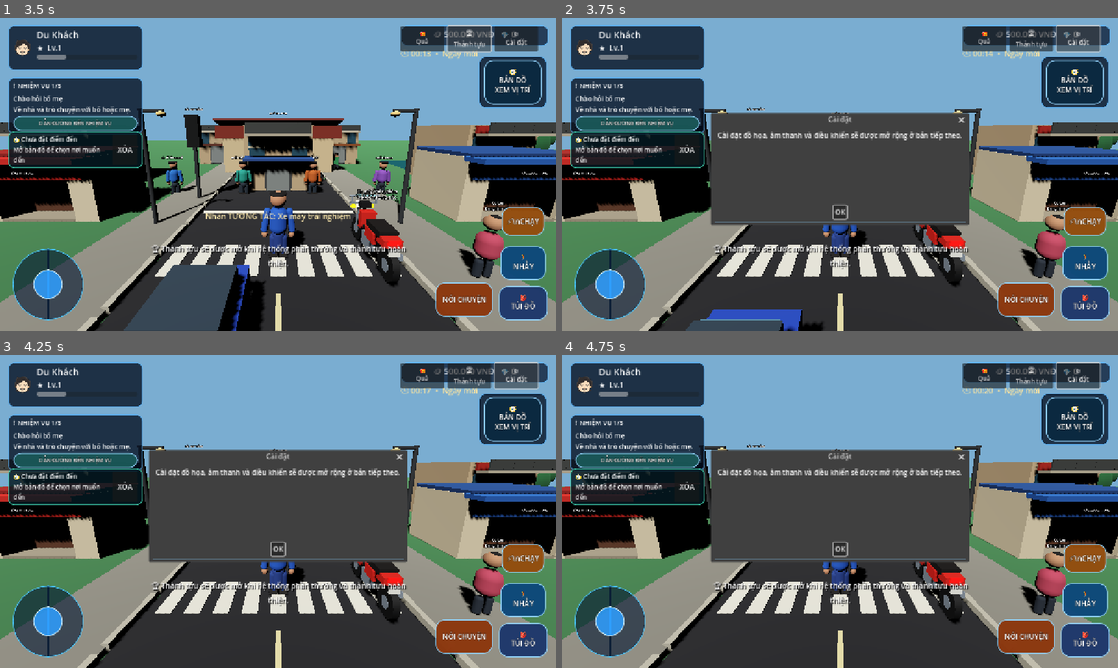
Above: before the commit, frames 1-4 (two rows, left to right).
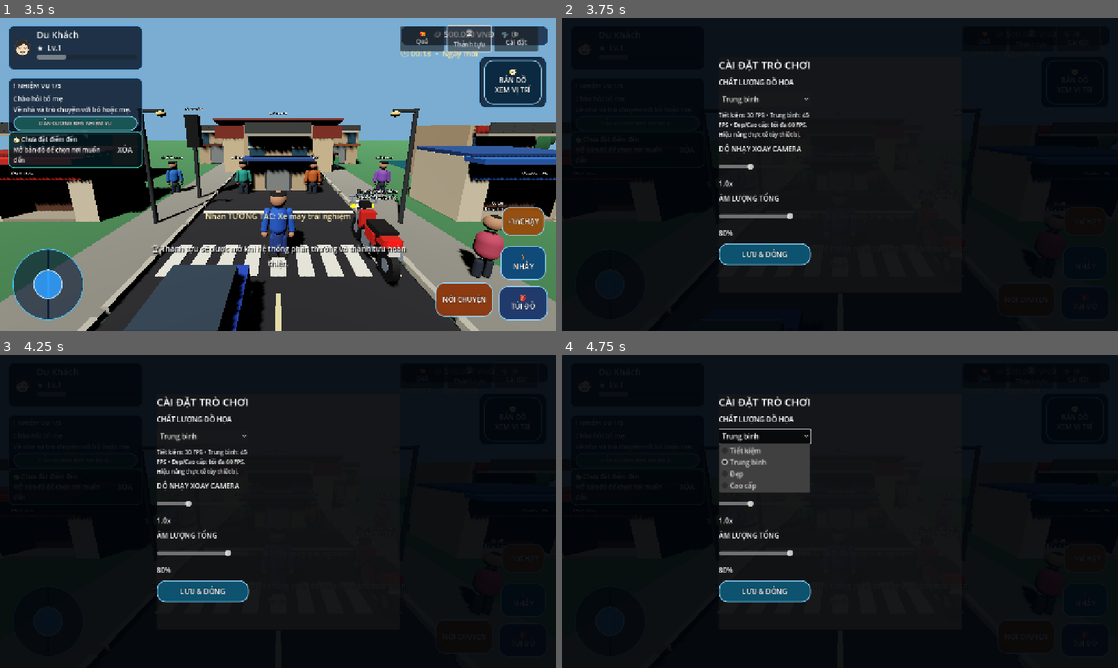
Above: after the commit, the same moments.

Repository: temu838655-dev/Vi-t-Nam-Du-L-ch
Game: Godot game, scene res://scenes/main.tscn
Same seed, same stepped clock (60 frames per second), same inputs: the game is played once before the commit and once after it.
Inputs (mouse positions are in pixels of both pictures, inside the frame that each line leads up to):
- Up to frame 1 (3.5 s): click "▶ CHƠI NGAY" at 0.5 s; click "BẮT ĐẦU HÀNH TRÌNH MỚI" at 1.25 s; click "🎁 Quà" at 2 s; click "🏆 Thành tựu" at 2.75 s
- Up to frame 2 (3.75 s): click "⚙ Cài đặt" at 3.5 s
- Up to frame 3 (4.25 s): no input
- Up to frame 4 (4.75 s): click (762, 436) at 4.25 s, where only the run after the commit has a clickable "Trung bình"

Frame 1 is identical in both runs. In frame 2, 91% of the frame differs, in the area x 0-100%, y 0-100%; in frame 3, 91%; in frame 4, 90%.

Commit message:
Add persistent mobile graphics audio and camera settings

Diff:
--- a/Godot/scripts/mobile_hud.gd
+++ b/Godot/scripts/mobile_hud.gd
@@ -116,6 +116,7 @@
 var inventory_items_container: VBoxContainer
 var current_inventory_tab := "vehicle"
 var family_dialogue_overlay: Control
+var settings_overlay: Control
 var map_overlay: Control
 var map_canvas: LocalMapCanvas
 var active_waypoint := Vector3.ZERO
@@ -330,6 +331,7 @@
 	if player and player.has_signal("interaction_message"):
 		player.interaction_message.connect(_show_message)
 	_update_status()
+	_load_game_settings()
 
 func _hud_style(fill: Color, outline: Color, corner_radius: int = 14) -> StyleBoxFlat:
 	var style := StyleBoxFlat.new()
@@ -353,14 +355,159 @@
 
 func _show_hud_notice(action_name: String) -> void:
 	if action_name.contains("Cài đặt"):
-		var dialog := AcceptDialog.new()
-		dialog.title = "Cài đặt"
-		dialog.dialog_text = "Cài đặt đồ họa, âm thanh và điều khiển sẽ được mở rộng ở bản tiếp theo."
-		add_child(dialog)
-		dialog.confirmed.connect(dialog.queue_free)
-		dialog.popup_centered(Vector2i(480, 220))
+		open_game_settings()
 	else:
 		_show_message(action_name + " sẽ được mở khi hệ thống phần thưởng và thành tựu hoàn thiện.")
+
+func _load_game_settings() -> void:
+	var config := ConfigFile.new()
+	if config.load("user://game_settings.cfg") != OK:
+		return
+	var quality := str(config.get_value("graphics", "quality", "Trung bình"))
+	var sensitivity := float(config.get_value("controls", "camera_sensitivity", 1.0))
+	var volume := float(config.get_value("audio", "master_volume", 0.8))
+	_apply_graphics_preset(quality)
+	if is_instance_valid(player) and player.has_method("set_camera_sensitivity"):
+		player.set_camera_sensitivity(sensitivity)
+	var master_bus := AudioServer.get_bus_index("Master")
+	if master_bus >= 0:
+		AudioServer.set_bus_volume_db(master_bus, linear_to_db(maxf(0.001, volume)))
+
+func _save_game_setting(section: String, key: String, value: Variant) -> void:
+	var config := ConfigFile.new()
+	config.load("user://game_settings.cfg")
+	config.set_value(section, key, value)
+	config.save("user://game_settings.cfg")
+
+func _apply_graphics_preset(quality: String) -> void:
+	var target_fps := 45
+	var render_scale := 0.85
+	var antialiasing := Viewport.MSAA_DISABLED
+	match quality:
+		"Tiết kiệm":
+			target_fps = 30
+			render_scale = 0.70
+		"Trung bình":
+			target_fps = 45
+			render_scale = 0.85
+		"Đẹp":
+			target_fps = 60
+			render_scale = 1.0
+			antialiasing = Viewport.MSAA_2X
+		"Cao cấp":
+			target_fps = 60
+			render_scale = 1.0
+			antialiasing = Viewport.MSAA_4X
+	Engine.max_fps = target_fps
+	get_viewport().scaling_3d_scale = render_scale
+	get_viewport().msaa_3d = antialiasing
+
+func open_game_settings() -> void:
+	if is_instance_valid(settings_overlay):
+		settings_overlay.queue_free()
+	settings_overlay = Control.new()
+	settings_overlay.name = "GameSettingsOverlay"
+	settings_overlay.set_anchors_and_offsets_preset(Control.PRESET_FULL_RECT)
+	settings_overlay.mouse_filter = Control.MOUSE_FILTER_STOP
+	ui_root.add_child(settings_overlay)
+	var shade := ColorRect.new()
+	shade.color = Color(0.005, 0.018, 0.035, 0.92)
+	shade.set_anchors_and_offsets_preset(Control.PRESET_FULL_RECT)
+	settings_overlay.add_child(shade)
+	var viewport_size := get_viewport().get_visible_rect().size
+	var panel_width := minf(560.0, viewport_size.x - 28.0)
+	var panel_height := minf(540.0, viewport_size.y - 28.0)
+	var panel := PanelContainer.new()
+	panel.set_anchors_preset(Control.PRESET_CENTER)
+	panel.offset_left = -panel_width * 0.5
+	panel.offset_right = panel_width * 0.5
+	panel.offset_top = -panel_height * 0.5
+	panel.offset_bottom = panel_height * 0.5
+	settings_overlay.add_child(panel)
+	var scroll := ScrollContainer.new()
+	scroll.size_flags_horizontal = Control.SIZE_EXPAND_FILL
+	scroll.size_flags_vertical = Control.SIZE_EXPAND_FILL
+	panel.add_child(scroll)
+	var layout := VBoxContainer.new()
+	layout.add_theme_constant_override("separation", 12)
+	scroll.add_child(layout)
+	var heading := Label.new()
+	heading.text = "CÀI ĐẶT TRÒ CHƠI"
+	heading.horizontal_alignment = HORIZONTAL_ALIGNMENT_CENTER
+	heading.add_theme_font_size_override("font_size", 24)
+	layout.add_child(heading)
+	var quality_label := Label.new()
+	quality_label.text = "CHẤT LƯỢNG ĐỒ HỌA"
+	layout.add_child(quality_label)
+	var quality_picker := OptionButton.new()
+	for preset in ["Tiết kiệm", "Trung bình", "Đẹp", "Cao cấp"]:
+		quality_picker.add_item(preset)
+	var config := ConfigFile.new()
+	config.load("user://game_settings.cfg")
+	var current_quality := str(config.get_value("graphics", "quality", "Trung bình"))
+	quality_picker.select(maxi(0, ["Tiết kiệm", "Trung bình", "Đẹp", "Cao cấp"].find(current_quality)))
+	quality_picker.item_selected.connect(func(index: int) -> void:
+		var selected_quality := quality_picker.get_item_text(index)
+		_apply_graphics_preset(selected_quality)
+		_save_game_setting("graphics", "quality", selected_quality)
+		_show_message("Đã áp dụng cấu hình đồ họa: " + selected_quality)
+	)
+	layout.add_child(quality_picker)
+	var fps_note := Label.new()
+	fps_note.text = "Tiết kiệm: 30 FPS • Trung bình: 45 FPS • Đẹp/Cao cấp: tối đa 60 FPS. Hiệu năng thực tế tùy thiết bị."
+	fps_note.autowrap_mode = TextServer.AUTOWRAP_WORD_SMART
+	fps_note.add_theme_font_size_override("font_size", 13)
+	layout.add_child(fps_note)
+	var sensitivity_title := Label.new()
+	sensitivity_title.text = "ĐỘ NHẠY XOAY CAMERA"
+	layout.add_child(sensitivity_title)
+	var sensitivity := HSlider.new()
+	sensitivity.min_value = 0.5
+	sensitivity.max_value = 2.0
+	sensitivity.step = 0.1
+	sensitivity.value = float(config.get_value("controls", "camera_sensitivity", 1.0))
+	sensitivity.custom_minimum_size = Vector2(0, 34)
+	var sensitivity_value := Label.new()
+	sensitivity_value.text = "%.1fx" % sensitivity.value
+	sensitivity.value_changed.connect(func(value: float) -> void:
+		sensitivity_value.text = "%.1fx" % value
+		if is_instance_valid(player) and player.has_method("set_camera_sensitivity"):
+			player.set_camera_sensitivity(value)
+		_save_game_setting("controls", "camera_sensitivity", value)
+	)
+	layout.add_child(sensitivity)
+	layout.add_child(sensitivity_value)
+	var volume_title := Label.new()
+	volume_title.text = "ÂM LƯỢNG TỔNG"
+	layout.add_child(volume_title)
+	var volume := HSlider.new()
+	volume.min_value = 0.0
+	volume.max_value = 1.0
+	volume.step = 0.05
+	volume.value = float(config.get_value("audio", "master_volume", 0.8))
+	volume.custom_minimum_size = Vector2(0, 34)
+	var volume_value := Label.new()
+	volume_value.text = "%d%%" % roundi(volume.value * 100.0)
+	volume.value_changed.connect(func(value: float) -> void:
+		volume_value.text = "%d%%" % roundi(value * 100.0)
+		var bus := AudioServer.get_bus_index("Master")
+		if bus >= 0:
+			AudioServer.set_bus_volume_db(bus, linear_to_db(maxf(0.001, value)))
+		_save_game_setting("audio", "master_volume", value)
+	)
+	layout.add_child(volume)
+	layout.add_child(volume_value)
+	var close := Button.new()
+	close.text = "LƯU & ĐÓNG"
+	close.custom_minimum_size = Vector2(0, 50)
+	_style_game_button(close, Color(0.05, 0.32, 0.43, 1.0))
+	close.pressed.connect(_close_game_settings)
+	layout.add_child(close)
+
+func _close_game_settings() -> void:
+	if is_instance_valid(settings_overlay):
+		settings_overlay.queue_free()
+	settings_overlay = null
 
 func _process(_delta: float) -> void:
 	_update_status()
--- a/Godot/scripts/player.gd
+++ b/Godot/scripts/player.gd
@@ -23,6 +23,7 @@
 var helmet_node: MeshInstance3D
 var mobile_input := Vector2.ZERO
 var mobile_sprint := false
+var camera_sensitivity := 1.0
 var look_delta := Vector2.ZERO
 var current_vehicle: Node3D
 var home_action_remaining := 0.0
@@ -331,8 +332,8 @@
 		left_arm.rotation.x = lerpf(left_arm.rotation.x, -0.18, home_action_blend)
 		right_arm.rotation.x = lerpf(right_arm.rotation.x, -0.18, home_action_blend)
 	if look_delta.length() > 0.0:
-		rotate_y(-look_delta.x * 0.004)
-		camera_pivot.rotate_x(-look_delta.y * 0.004)
+		rotate_y(-look_delta.x * 0.004 * camera_sensitivity)
+		camera_pivot.rotate_x(-look_delta.y * 0.004 * camera_sensitivity)
 		camera_pivot.rotation.x = clamp(camera_pivot.rotation.x, deg_to_rad(-55), deg_to_rad(35))
 		look_delta = Vector2.ZERO
 
@@ -362,3 +363,6 @@
 
 func set_mobile_sprint(enabled: bool) -> void:
 	mobile_sprint = enabled
+
+func set_camera_sensitivity(value: float) -> void:
+	camera_sensitivity = clampf(value, 0.5, 2.0)
